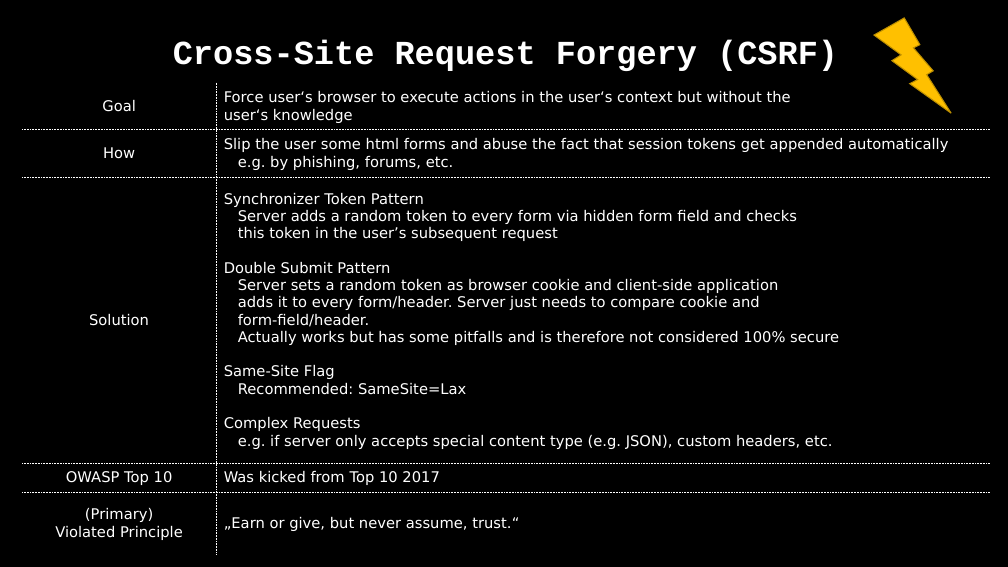
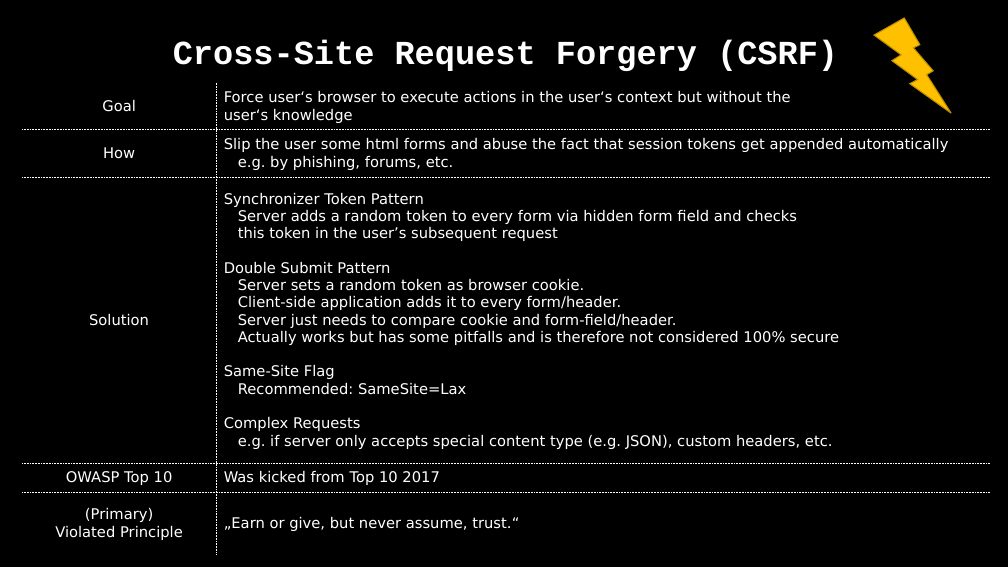
Before and after one commit to dschwarz91/websec-lecture, a slide deck: slide 22 of slides/X_Revision_Day_2.pptx. Drawn at 1008x567 pixels with LibreOffice and Linux fonts; fonts in the diff are those of the drawing. Boxes give left, top, right and bottom in pixels: in the first picture for what was removed or moved away, otherwise in the second. Text is boxed around its words. In the diff, an @@ line names an element or a change of style, - is before the commit and + after.

```diff
--- a/slides/X_Revision_Day_2.pptx
+++ b/slides/X_Revision_Day_2.pptx
@@ table at bbox=[22, 30, 990, 554] @@
-row 4, column 2: Synchronizer Token Pattern / Server adds a random token to every form via hidden form field and checks this token in the user’s subsequent request / Double Submit Pattern / Server sets a random token as browser cookie and client-side application adds it to every form/header. Server just needs to compare cookie and form-field/header. / Actually works but has some pitfalls and is therefore not considered 100% secure / Same-Site Flag / Recommended: SameSite=Lax / Complex Requests / e.g. if server only accepts special content type (e.g. JSON), custom headers, etc.
+row 4, column 2: Synchronizer Token Pattern / Server adds a random token to every form via hidden form field and checks this token in the user’s subsequent request / Double Submit Pattern / Server sets a random token as browser cookie. Client-side application adds it to every form/header. Server just needs to compare cookie and form-field/header. / Actually works but has some pitfalls and is therefore not considered 100% secure / Same-Site Flag / Recommended: SameSite=Lax / Complex Requests / e.g. if server only accepts special content type (e.g. JSON), custom headers, etc.
```
Also in this commit, not shown: 3 other slides changed.
